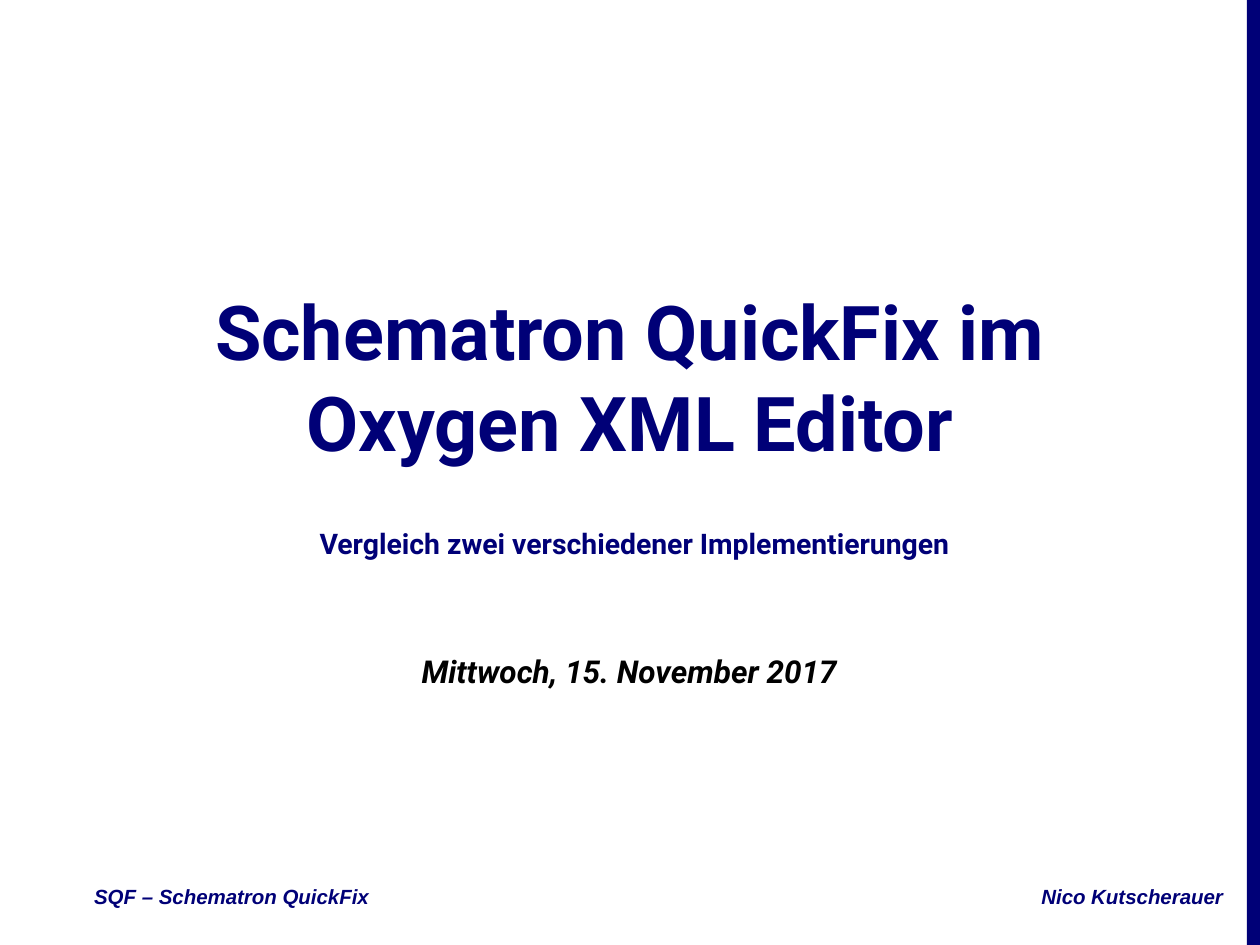
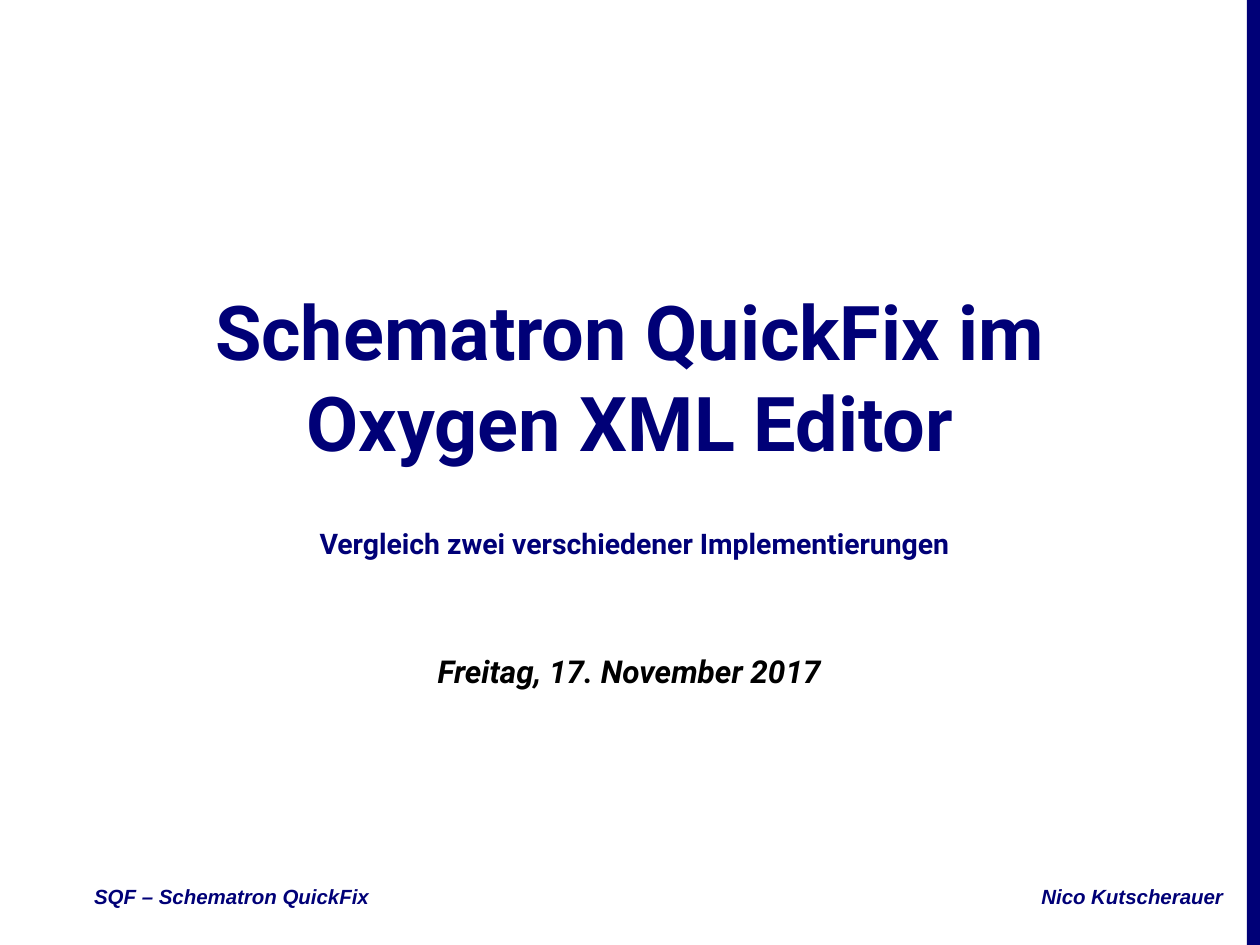
Before and after one commit to nkutsche/SchematronQuickFix-2017-11-17, a slide deck: slide 1 of SQF-Escali.pptx. Drawn at 1260x945 pixels with LibreOffice and Linux fonts; fonts in the diff are those of the drawing; background and template pictures are left out. Boxes give left, top, right and bottom in pixels: in the first picture for what was removed or moved away, otherwise in the second. Text is boxed around its words. In the diff, an @@ line names an element or a change of style, - is before the commit and + after.

```diff
--- a/SQF-Escali.pptx
+++ b/SQF-Escali.pptx
@@ subtitle at bbox=[438, 659, 820, 690]: text changed @@
-Mittwoch, 15. November 2017
+Freitag, 17. November 2017
```
Also in this commit, not shown: 3 other slides changed.
